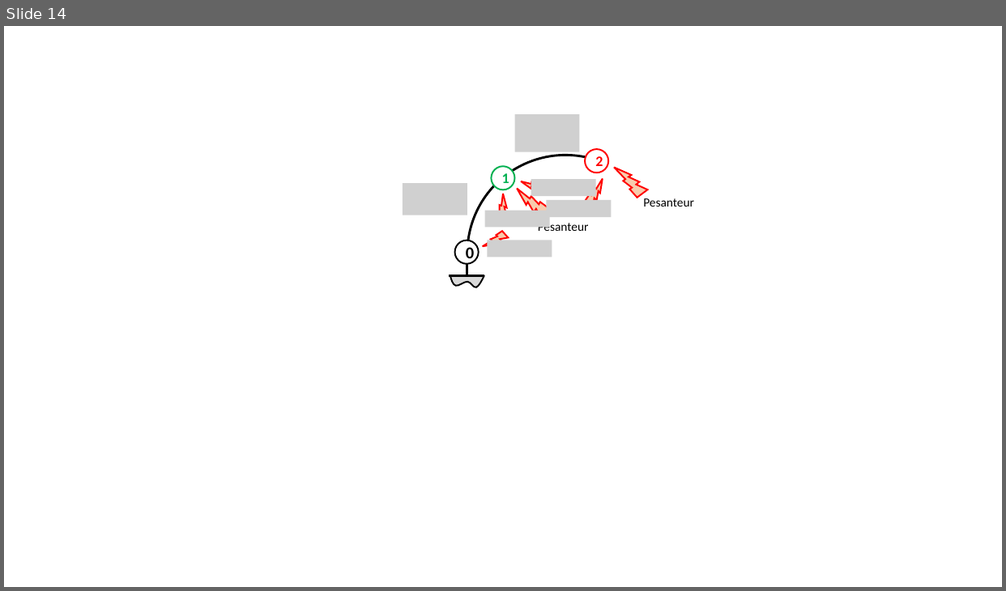
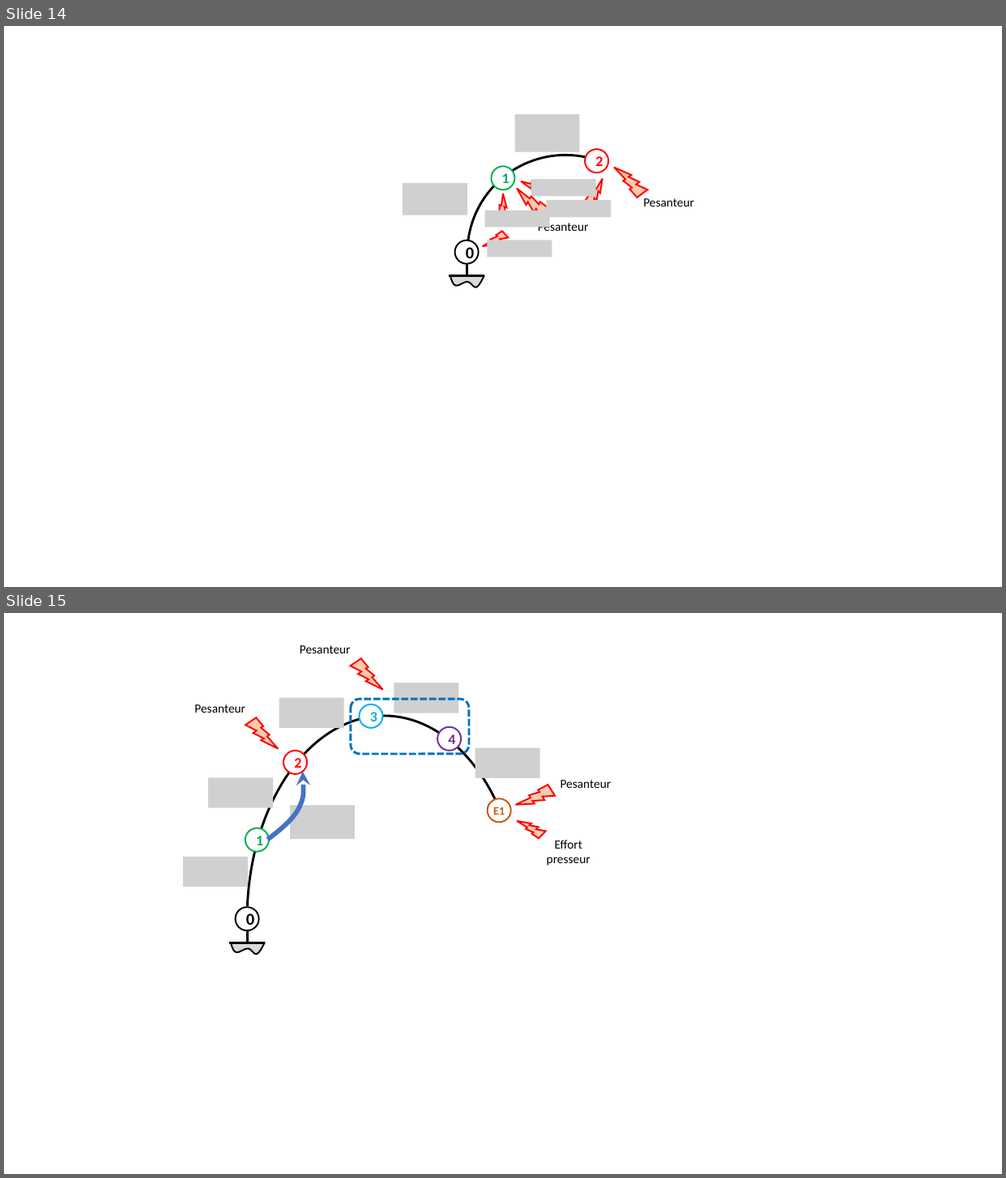
Before and after one commit to xpessoles/ExercicesCompetences, a slide deck: MecanismesDeBase/Figures.pptx. Shown one above the other, each under a label of ours: slide 14 before the commit, slides 14 and 15 after it. The pictures are 1006x591 and 1006x1178 pixels, drawn with LibreOffice and Linux fonts; fonts in the diff are those of the drawing; grey boxes stand for pictures. Boxes give left, top, right and bottom in pixels: in the first picture for what was removed or moved away, otherwise in the second. Text is boxed around its words. In the diff, an @@ line names an element or a change of style, - is before the commit and + after.

```diff
--- a/MecanismesDeBase/Figures.pptx
+++ b/MecanismesDeBase/Figures.pptx
@@ slide 15 added at (4,613,1002,1174), background #FFFFFF @@
@@ text added at (300,645,351,653), 12 pt, text #000000 @@
+Pesanteur
@@ lightning bolt added at (350,656,383,693), fill #F8CBAD, outline #FF0000 1.5 pt @@
@@ picture added at (394,683,459,713) @@
@@ text added at (194,705,245,713), 12 pt, text #000000 @@
+Pesanteur
@@ picture added at (279,697,345,727) @@
@@ rounded rectangle added at (351,699,469,754), outline #0070C0 2.25 pt dashed @@
@@ ellipse added at (360,705,383,727), fill #FFFFFF, outline #00B0F0 1.5 pt, 14 pt, text #00B0F0, bold @@
+3
@@ lightning bolt added at (245,715,279,752), fill #F8CBAD, outline #FF0000 1.5 pt @@
@@ arc (boxed as its full ellipse) added at (247,716,522,1122), outline #000000 2.25 pt @@
@@ ellipse added at (437,726,461,750), fill #FFFFFF, outline #7030A0 1.5 pt, 14 pt, text #7030A0, bold @@
+4
@@ ellipse added at (283,751,306,774), fill #FFFFFF, outline #FF0000 1.5 pt, 14 pt, text #FF0000, bold @@
+2
@@ picture added at (475,747,541,777) @@
@@ picture added at (208,777,274,807) @@
@@ freeform shape added at (267,772,304,840), outline #4472C4 4.5 pt @@
@@ lightning bolt added at (516,776,558,820), fill #F8CBAD, outline #FF0000 1.5 pt @@
@@ text added at (560,780,612,788), 12 pt, text #000000 @@
+Pesanteur
@@ picture added at (290,806,355,839) @@
@@ ellipse added at (488,798,511,822), fill #FFFFFF, outline #C55A11 1.5 pt, 11 pt, text #C55A11, bold @@
+E1
@@ ellipse added at (245,828,268,851), fill #FFFFFF, outline #00B050 1.5 pt, 14 pt, text #00B050, bold @@
+1
@@ lightning bolt added at (517,813,548,844), fill #F8CBAD, outline #FF0000 1.5 pt @@
@@ text added at (547,840,590,866), 12 pt, text #000000 @@
+Effort presseur
@@ picture added at (183,857,248,887) @@
@@ ellipse added at (236,907,258,931), fill #FFFFFF, outline #000000 1.5 pt, 16 pt, text #000000, bold @@
+0
@@ line added from (265, 943) to (229, 943), #000000 2.25 pt @@
@@ freeform shape added at (231,943,265,954), fill #D9D9D9, outline #000000 1.5 pt @@
@@ line added from (247, 931) to (247, 943), #000000 2.25 pt @@
```
Also in this commit, not shown: 3 other files.
